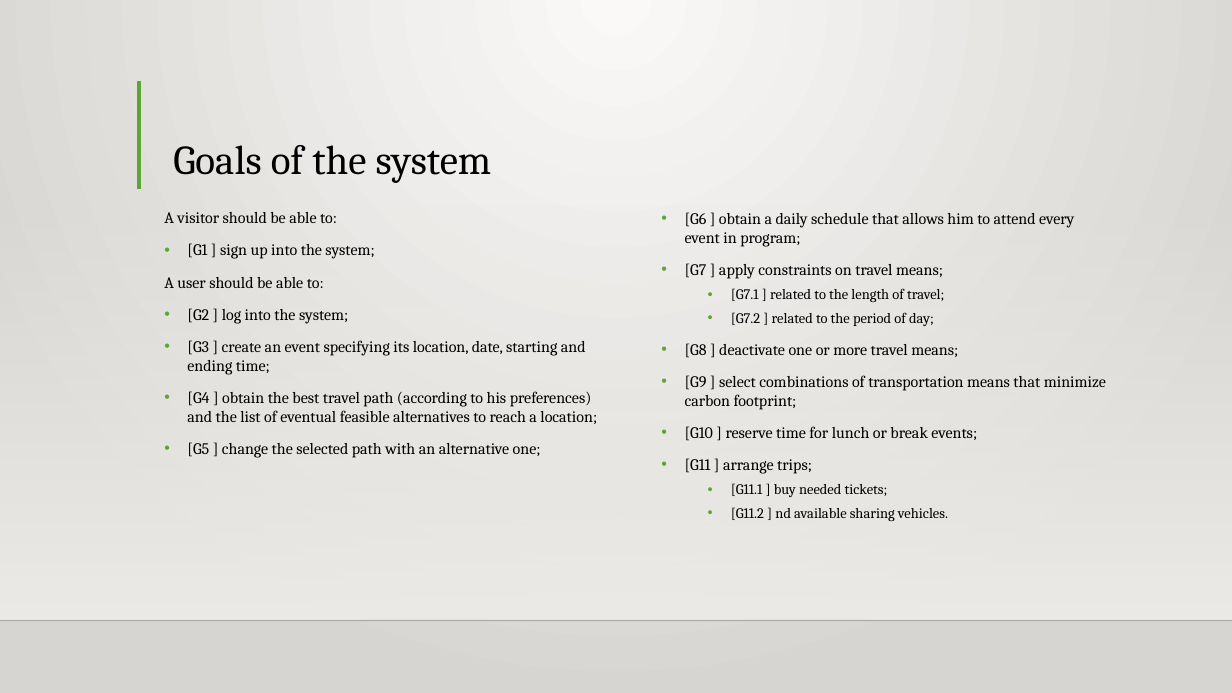
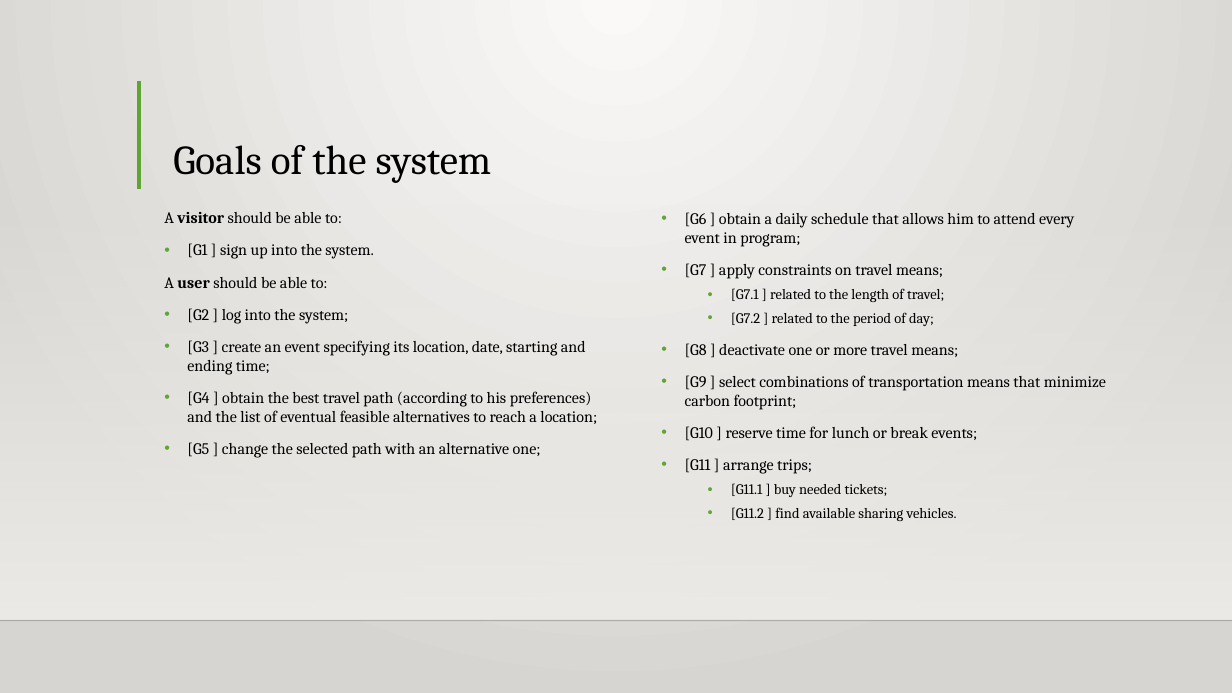
Before and after one commit to JustSalva/MelziPinaSalvadore, a slide deck: slide 2 of RASD/Slides RASD laboratory.pptx. Drawn at 1232x693 pixels with LibreOffice and Linux fonts; fonts in the diff are those of the drawing; background and template pictures are left out. Boxes give left, top, right and bottom in pixels: in the first picture for what was removed or moved away, otherwise in the second. Text is boxed around its words. In the diff, an @@ line names an element or a change of style, - is before the commit and + after.

```diff
--- a/RASD/Slides RASD laboratory.pptx
+++ b/RASD/Slides RASD laboratory.pptx
@@ text at [164, 212, 342, 288]: bold on in "visitor", "user" @@
@@ text at [187, 243, 373, 259]: text changed @@
-• [G1 ] sign up into the system;
+• [G1 ] sign up into the system.
@@ text at [731, 507, 957, 521]: text changed @@
-  • [G11.2 ] nd available sharing vehicles.
+  • [G11.2 ] find available sharing vehicles.
```
Also in this commit, not shown: 1 other slide changed.
